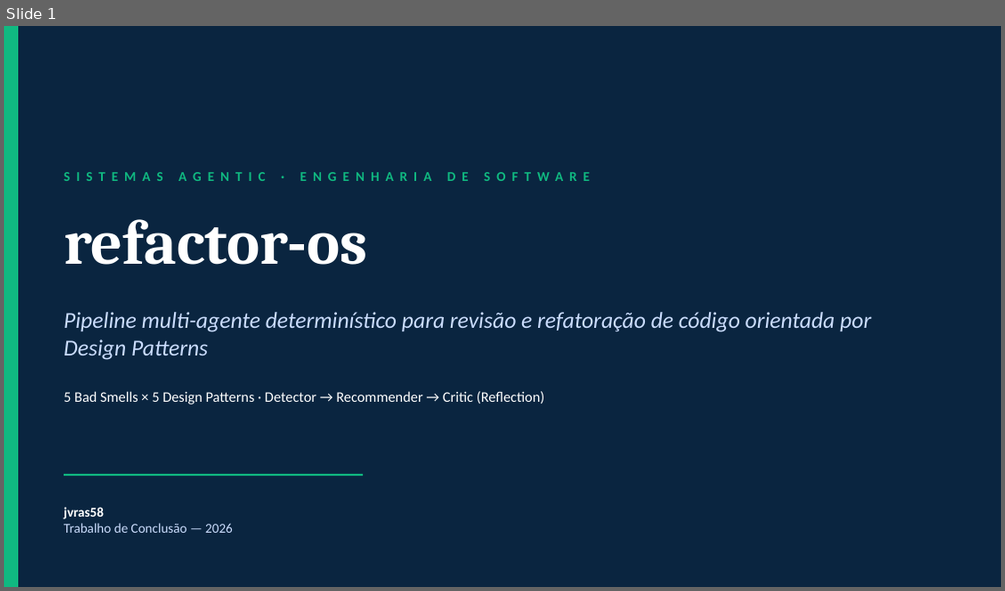
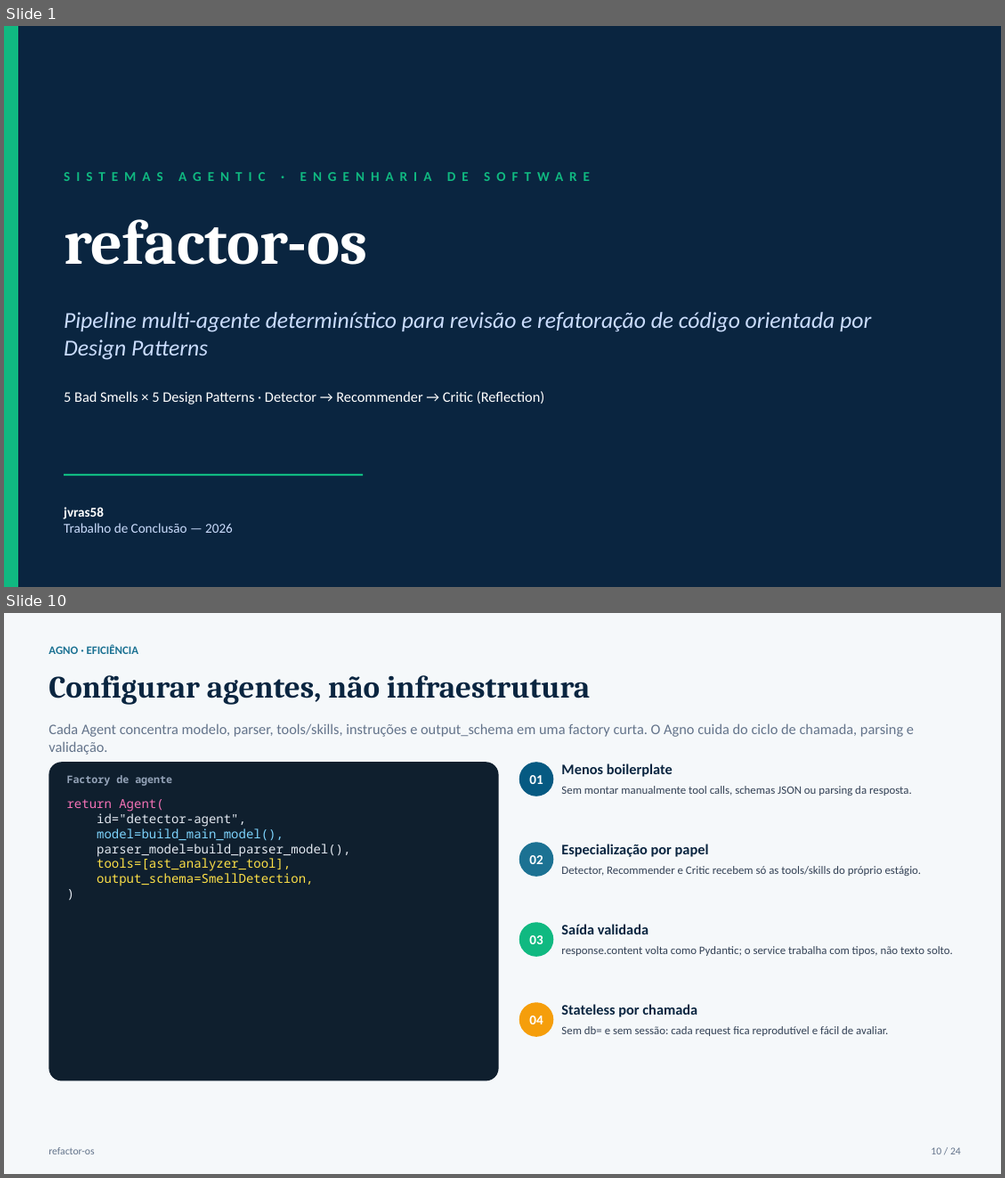
Before and after one commit to jvras58/refactor-os, a slide deck: docs/apresentacao/refactor-os.pptx. Shown one above the other, each under a label of ours: slide 1 before the commit, slides 1 and 10 after it; the slides between them are not shown. The pictures are 1005x591 and 1005x1178 pixels, drawn with LibreOffice and Linux fonts; fonts in the diff are those of the drawing. Boxes give left, top, right and bottom in pixels: in the first picture for what was removed or moved away, otherwise in the second. Text is boxed around its words. In the diff, an @@ line names an element or a change of style, - is before the commit and + after.

```diff
--- a/docs/apresentacao/refactor-os.pptx
+++ b/docs/apresentacao/refactor-os.pptx
@@ slide 10 added at (4, 613, 1001, 1174), background #FFFFFF @@
@@ rectangle added at (4, 613, 1001, 1174), fill #F5F8FA @@
@@ text added at (48, 644, 139, 654), 11 pt, text #1C7293, bold @@
+AGNO · EFICIÊNCIA
@@ text added at (48, 675, 590, 705), 30 pt, text #0A2540, bold @@
+Configurar agentes, não infraestrutura
@@ text added at (48, 723, 914, 755), 14 pt, text #64748B @@
+Cada Agent concentra modelo, parser, tools/skills, instruções e output_schema em uma factory curta. O Agno cuida do ciclo de chamada, parsing e validação.
@@ rounded rectangle added at (48, 762, 498, 1081), fill #0F1F2E @@
@@ rounded rectangle added at (519, 762, 554, 796), fill #065A82, 13 pt, text #FFFFFF, bold @@
+01
@@ text added at (561, 763, 672, 777), 14 pt, text #0A2540, bold @@
+Menos boilerplate
@@ text added at (67, 775, 172, 786), 10 pt, text #94A3B8, bold @@
+Factory de agente
@@ text added at (67, 799, 350, 886), 12 pt, text #E2E8F0 @@
+return Agent(
+id="detector-agent",
+model=build_main_model(),
+parser_model=build_parser_model(),
+tools=[ast_analyzer_tool],
+output_schema=SmellDetection,
+)
@@ text added at (561, 786, 912, 795), 11 pt, text #334155 @@
+Sem montar manualmente tool calls, schemas JSON ou parsing da resposta.
@@ rounded rectangle added at (519, 842, 554, 876), fill #1C7293, 13 pt, text #FFFFFF, bold @@
+02
@@ text added at (561, 844, 709, 857), 14 pt, text #0A2540, bold @@
+Especialização por papel
@@ text added at (561, 866, 922, 876), 11 pt, text #334155 @@
+Detector, Recommender e Critic recebem só as tools/skills do próprio estágio.
@@ rounded rectangle added at (519, 922, 554, 957), fill #10B981, 13 pt, text #FFFFFF, bold @@
+03
@@ text added at (561, 924, 648, 934), 14 pt, text #0A2540, bold @@
+Saída validada
@@ text added at (561, 946, 953, 956), 11 pt, text #334155 @@
+response.content volta como Pydantic; o service trabalha com tipos, não texto solto.
@@ rounded rectangle added at (519, 1003, 554, 1037), fill #F59E0B, 13 pt, text #FFFFFF, bold @@
+04
@@ text added at (561, 1004, 697, 1017), 14 pt, text #0A2540, bold @@
+Stateless por chamada
@@ text added at (561, 1026, 888, 1036), 11 pt, text #334155 @@
+Sem db= e sem sessão: cada request fica reprodutível e fácil de avaliar.
@@ text added at (48, 1147, 94, 1154), 10 pt, text #64748B @@
+refactor-os
@@ text added at (930, 1147, 961, 1154), 10 pt, text #64748B @@
+10 / 24
```
Also in this commit, not shown: 19 slides changed, 2 other slides added.
